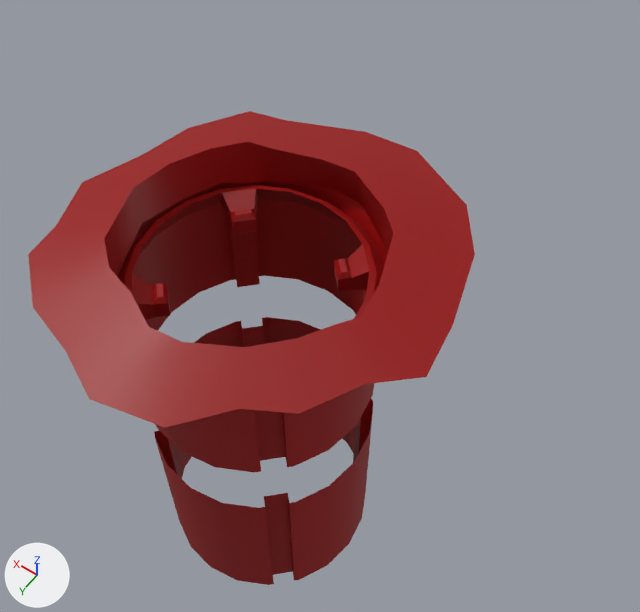
An edit to the FBX model Assets/Models/ModularAssets/MESH_HellMouth_Pack.fbx, drawn before and after from the same camera.
Rendered twice from a camera (50 mm lens) standing at (-8.0, -25.9, 25.7) and looking at (4.4, -43.3, -1.6). The axes (+X, +Y, +Z) are drawn at lower left. The lights are the same throughout. Where no turn or scale is listed for an object, it has been applied to the vertices.

Names of what the first picture shows: 'Hellmouth_Entrance', 'Hellmouth_Hole'.
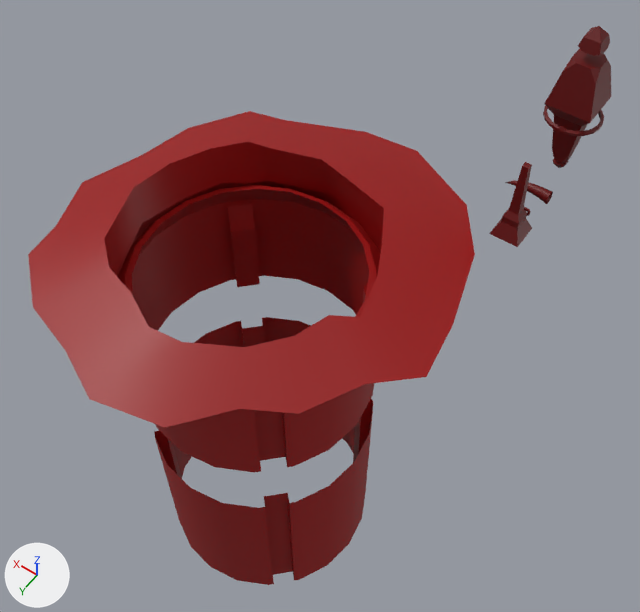
Changed parts and their boxes (x1, y1, x2, y2) in the pictures (640 x 612 px):
'Obelisk_Middle', added (red): after (544, 49, 611, 162)
'HellDeco_Spire', added (red): after (489, 162, 532, 247)
'Obelisk_Top', added: after (578, 26, 610, 56)
'Obelisk_RingUpper', added (red): after (543, 105, 604, 136)
'Hellmouth_Deco', added: after (505, 180, 553, 204)
'Obelisk_Bottom', added: after (553, 159, 568, 168)
part 1 of me_mesh_001, cut back: (221, 132, 475, 414) in both
part 2 of me_mesh_001, cut back (red): before (132, 274, 170, 320)

What the commit changed:
Material 'MESH_Hellmouth_Deco' (mat_mesh_hellmouth_deco) is new.
Its base color is (0.131, 0.0, 0.0) (dark red #650000).
me_mesh_001 is used by ob_hellmouth_entrance; location (5.15, -40.38, -2.96).
me_mesh_001 had 256 vertices, 228 faces and spanned x -7.28..6.92, y -7.52..7.1, z 0.0..7.36.
me_mesh_001 now has 192 vertices, 164 faces and spans x -7.28..6.92, y -7.52..7.1, z 0.0..7.38.
Part 1, on me_mesh_001:
48 vertices are removed from x -2.73..2.67, y -2.77..2.73, z 4.37..5.35.
51 faces are deleted.
10 vertices move from x -4.52..0.04, y -4.92..2.93, z 5.61..7.36 to x -4.26..0.1, y -4.67..2.56, z 5.48..7.38.
3 new faces join them.
Part 2, on me_mesh_001:
16 vertices are removed from x 1.69..2.67, y 1.75..2.73, z 4.37..5.35.
17 faces are deleted.
1 new face joins them.
Mesh me_mesh_004 is new.
It has 17 vertices, 15 faces and spans x -0.399..0.399, y -0.399..0.399, z -0.017..0.744.
It uses material mat_mesh_hellmouth_deco (dark red #650000).
Mesh me_mesh_005 is new.
It has 13 vertices, 11 faces and spans x -0.247..0.247, y -0.247..0.247, z -0.35..0.007.
It uses material mat_mesh_hellmouth_deco (dark red #650000).
Mesh me_mesh_003 is new.
It has 20 vertices, 18 faces and spans x -0.53..0.53, y -0.53..0.53, z -0.53..2.45.
It uses material mat_mesh_hellmouth_deco (dark red #650000).
Mesh me_mesh_006 is new.
It has 32 vertices, 26 faces and spans x -0.82..0.82, y -0.82..0.82, z -2.18..1.97.
It uses material mat_mesh_hellmouth_deco (dark red #650000).
Mesh me_mesh_002 is new.
It has 31 vertices, 30 faces and spans x 0.0..1.7, y -0.2..0.2, z -0.26..0.28.
It uses material mat_mesh_hellmouth_deco (dark red #650000).
Mesh me_mesh_008 is new.
It has 84 vertices, 92 faces and spans x -0.99..0.99, y -0.99..0.99, z -0.08..0.2.
It uses material mat_mesh_hellmouth_deco (dark red #650000).
Object 'Obelisk_Top' (ob_obelisk_top) is new; it shows me_mesh_004.
Its location is (-1.35, -49.99, 8.8).
Object 'Obelisk_Bottom' (ob_obelisk_bottom) is new; it shows me_mesh_005.
Its location is (-1.35, -49.99, 4.02).
Object 'HellDeco_Spire' (ob_helldeco_spire) is new; it shows me_mesh_003.
Its location is (-1.38, -46.36, 4.11).
Object 'Obelisk_Middle' (ob_obelisk_middle) is new; it shows me_mesh_006.
Its location is (-1.35, -49.99, 6.4).
Object 'Hellmouth_Deco' (ob_hellmouth_deco) is new; it shows me_mesh_002.
Its location is (-1.81, -48.29, 3.82).
Object 'Obelisk_RingUpper' (ob_obelisk_ringupper) is new; it shows me_mesh_008.
Its location is (-1.35, -49.99, 6.05).
